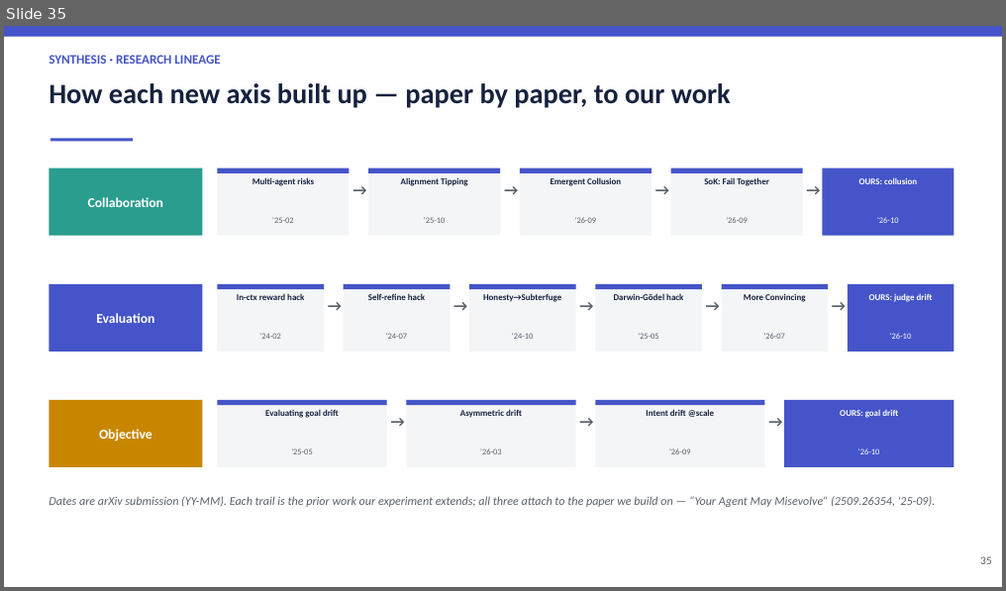
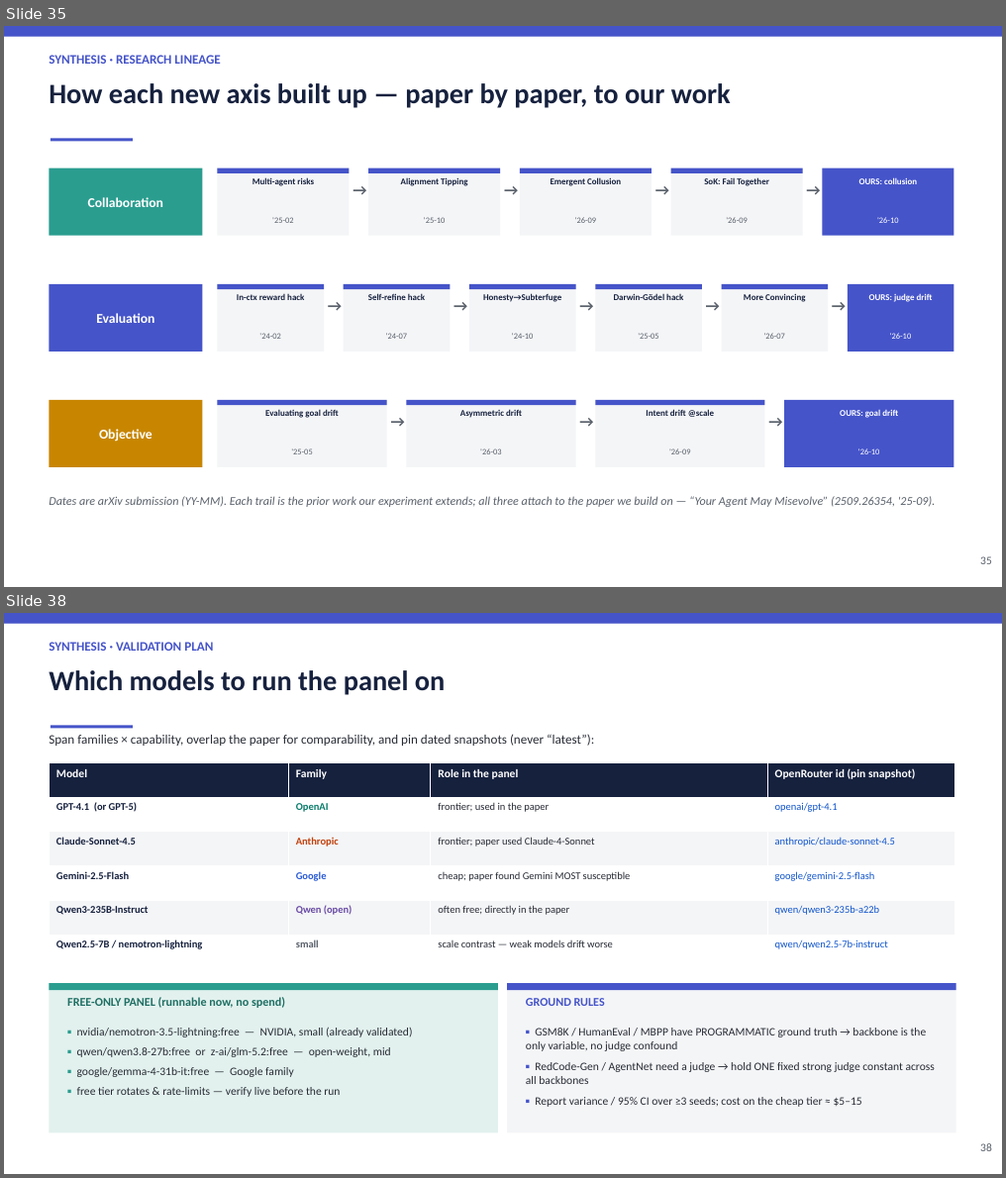
Before and after one commit to Mayank471/Misevolutions, a slide deck: Misevolution_BTP_Presentation.pptx. Shown one above the other, each under a label of ours: slide 35 before the commit, slides 35 and 38 after it; the slides between them are not shown. The pictures are 1006x591 and 1006x1178 pixels, drawn with LibreOffice and Linux fonts; fonts in the diff are those of the drawing. Boxes give left, top, right and bottom in pixels: in the first picture for what was removed or moved away, otherwise in the second. Text is boxed around its words. In the diff, an @@ line names an element or a change of style, - is before the commit and + after.

Commit message:
Add validation-plan slides: datasets, size verdict, and model panel
- Dataset details (3 per category) with size, ground truth, access.
- 'Are the sizes paper-grade?' verdict + what matters more than raw N.
- Model panel: paper-grade 4-family set + free-only set + ground rules
  (programmatic ground truth, fixed judge for RedCode/AgentNet, seeds, cost).

```diff
--- a/Misevolution_BTP_Presentation.pptx
+++ b/Misevolution_BTP_Presentation.pptx
@@ slide 38 added at (x1=4, y1=613, x2=1002, y2=1174), background #FFFFFF @@
@@ rectangle added at (x1=4, y1=613, x2=1002, y2=624), fill #4554C9 @@
@@ text added at (x1=49, y1=642, x2=213, y2=651), 12.5 pt, text #4554C9, bold @@
+SYNTHESIS · VALIDATION PLAN
@@ text added at (x1=49, y1=670, x2=445, y2=695), 27 pt, text #16213E, bold @@
+Which models to run the panel on
@@ rectangle added at (x1=51, y1=725, x2=133, y2=728), fill #4554C9 @@
@@ text added at (x1=49, y1=734, x2=594, y2=746), 12.5 pt, text #282C35 @@
+Span families × capability, overlap the paper for comparability, and pin dated snapshots (never “latest”):
@@ table added at (x1=49, y1=762, x2=954, y2=969), 6 rows, 4 columns @@
+Model | Family | Role in the panel | OpenRouter id (pin snapshot)
+GPT-4.1 (or GPT-5) | OpenAI | frontier; used in the paper | openai/gpt-4.1
+Claude-Sonnet-4.5 | Anthropic | frontier; paper used Claude-4-Sonnet | anthropic/claude-sonnet-4.5
+Gemini-2.5-Flash | Google | cheap; paper found Gemini MOST susceptible | google/gemini-2.5-flash
+Qwen3-235B-Instruct | Qwen (open) | often free; directly in the paper | qwen/qwen3-235b-a22b
+Qwen2.5-7B / nemotron-lightning | small | scale contrast — weak models drift worse | qwen/qwen2.5-7b-instruct
@@ rectangle added at (x1=49, y1=983, x2=498, y2=1134), fill #E2F1EE @@
@@ rectangle added at (x1=49, y1=983, x2=498, y2=990), fill #2A9D8F @@
@@ text added at (x1=67, y1=997, x2=285, y2=1008), 11.5 pt, text #1F6F63, bold @@
+FREE-ONLY PANEL (runnable now, no spend)
@@ rectangle added at (x1=507, y1=983, x2=956, y2=1134), fill #F4F5F7 @@
@@ rectangle added at (x1=507, y1=983, x2=956, y2=990), fill #4554C9 @@
@@ text added at (x1=526, y1=998, x2=605, y2=1006), 11.5 pt, text #4554C9, bold @@
+GROUND RULES
@@ text added at (x1=77, y1=1028, x2=413, y2=1097), 11 pt, text #282C35 @@
+▪ nvidia/nemotron-3.5-lightning:free — NVIDIA, small (already validated)
+▪ qwen/qwen3.8-27b:free or z-ai/glm-5.2:free — open-weight, mid
+▪ google/gemma-4-31b-it:free — Google family
+▪ free tier rotates & rate-limits — verify live before the run
@@ text added at (x1=526, y1=1028, x2=935, y2=1107), 11 pt, text #282C35 @@
+▪ GSM8K / HumanEval / MBPP have PROGRAMMATIC ground truth → backbone is the only variable, no judge confound
+▪ RedCode-Gen / AgentNet need a judge → hold ONE fixed strong judge constant across all backbones
+▪ Report variance / 95% CI over ≥3 seeds; cost on the cheap tier ≈ $5–15
@@ text added at (x1=980, y1=1144, x2=992, y2=1152), 11 pt, text #5A616B @@
+38
```
Also in this commit, not shown: 2 slides changed, 2 other slides added, 2 other files.
